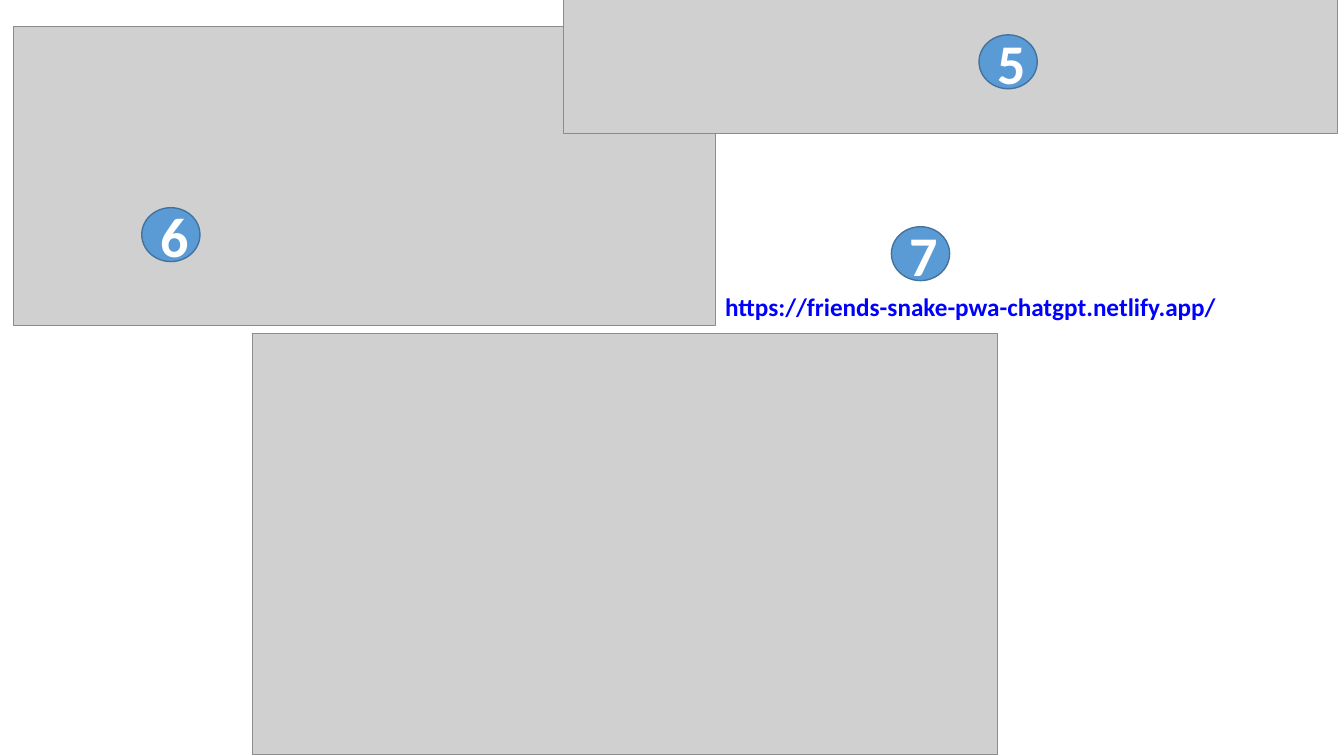
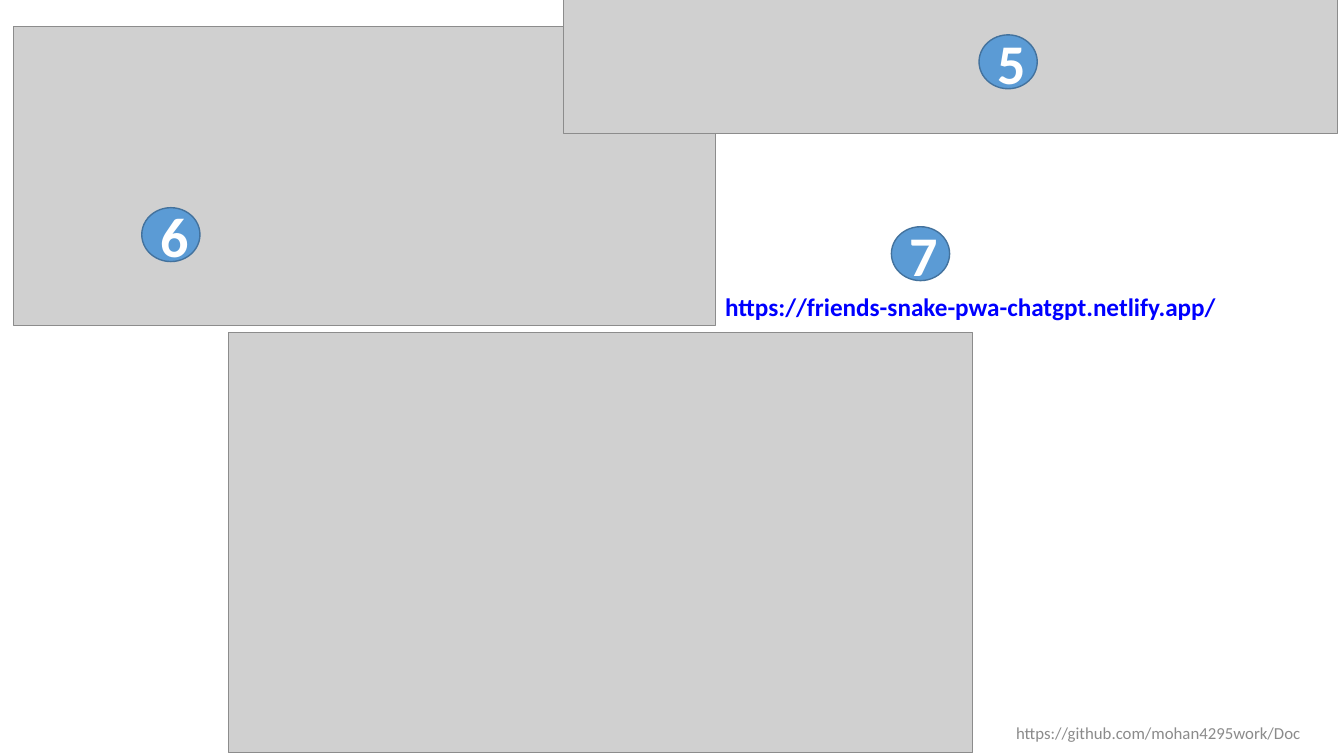
Before and after one commit to mohan4295work/Doc, a slide deck: slide 15 of Artificial Intelligence.pptx. Drawn at 1344x756 pixels with LibreOffice and Linux fonts; fonts in the diff are those of the drawing; grey boxes stand for pictures. Boxes give left, top, right and bottom in pixels: in the first picture for what was removed or moved away, otherwise in the second. Text is boxed around its words. In the diff, an @@ line names an element or a change of style, - is before the commit and + after.

```diff
--- a/Artificial Intelligence.pptx
+++ b/Artificial Intelligence.pptx
@@ picture: place and size @@
-picture at (252, 334, 997, 755)
+picture at (229, 332, 974, 753)
@@ text added at (1016, 727, 1300, 742), 12 pt, text #8C8C8C @@
+https://github.com/mohan4295work/Doc
```
Also in this commit, not shown: 18 other slides changed.
